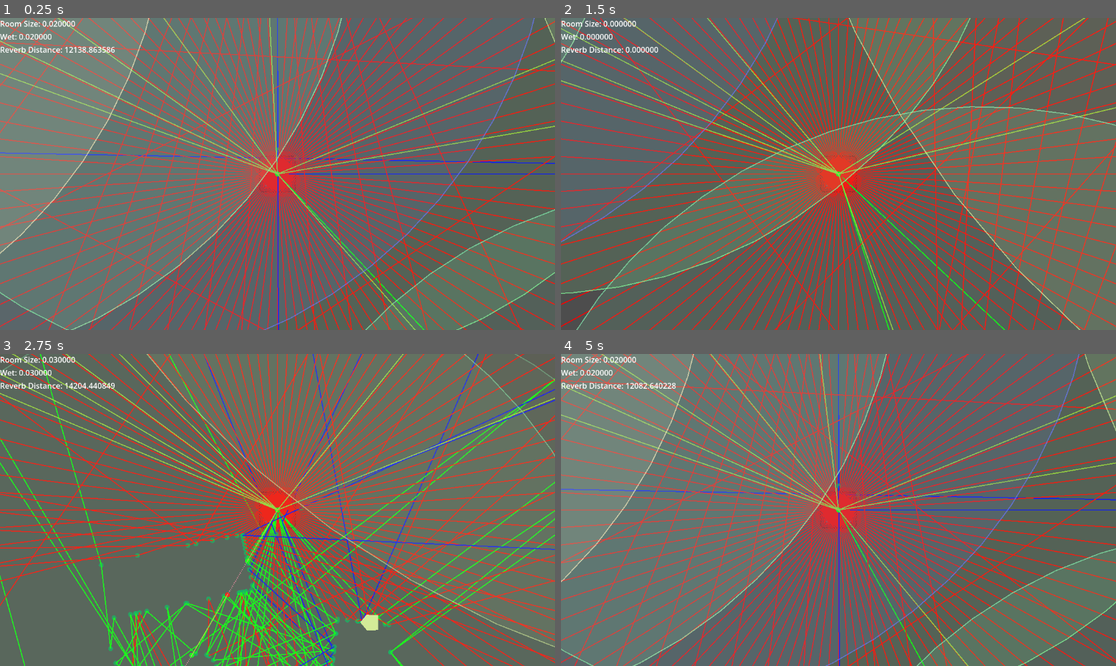
Above: before the commit, frames 1-4 (two rows, left to right).
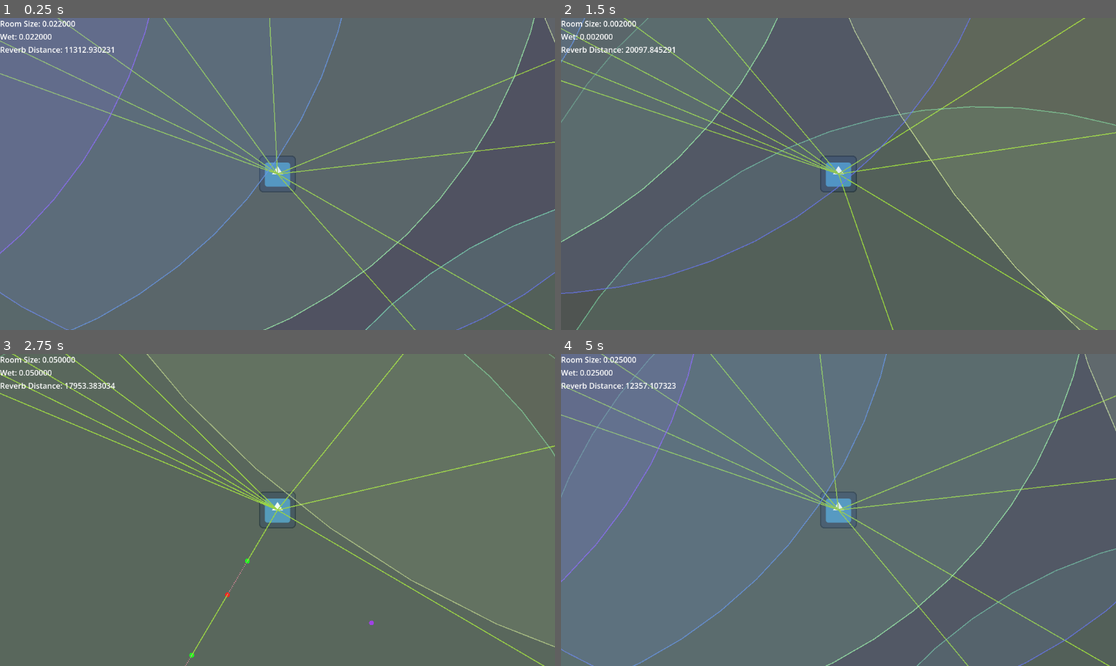
Above: after the commit, the same moments.

Repository: GeorgeDubuque/raytraced-audio-2d
Game: Godot game, scene res://scenes/level_main.tscn
The game is run twice, just before and just after one commit, with the same random seed, the same clock (stepped at 60 frames per second) and the same inputs. The engine's default icon, where the game draws it, is replaced by a stand-in: a white triangle on a blue panel in a dark square.
Inputs (mouse positions are in pixels of both pictures, inside the frame that each line leads up to):
- Up to frame 1 (0.25 s): no input
- Up to frame 2 (1.5 s): tap Enter at 0.5 s; move the mouse to (960, 158) at 0.52 s; hold D (move_right) 0.53-1.28 s; click (960, 158) at 0.67 s; move the mouse to (727, 189) at 1.27 s; hold S (move_down) from 1.28 s (still down)
- Up to frame 3 (2.75 s): move the mouse to (333, 441) at 2.02 s; release S (move_down) at 2.03 s; hold D (move_right) from 2.03 s (still down)
- Up to frame 4 (5 s): move the mouse to (810, 572) at 2.77 s; release D (move_right) at 2.78 s; hold W (move_up) 2.78-3.53 s; click (810, 572) at 2.92 s; move the mouse to (1005, 556) at 3.52 s; hold A (move_left) from 3.53 s (still down); move the mouse to (672, 463) at 4.27 s

The runs differ from the first frame. In frame 1, 31% of the frame differs, in the area x 0-100%, y 0-100%; in frame 2, 20%; in frame 3, 23%; in frame 4, 23%.

Commit message:
removed sounds from repo and got a decent portalling system working

Diff:
--- a/scenes/level_main.tscn
+++ b/scenes/level_main.tscn
@@ -3,6 +3,7 @@
 [ext_resource type="PackedScene" uid="uid://djd4lge8h83n" path="res://scenes/player.tscn" id="1_1rrhw"]
 [ext_resource type="PackedScene" uid="uid://cloyojniitmyp" path="res://scenes/Sound.tscn" id="2_msnib"]
 [ext_resource type="AudioStream" uid="uid://bpne4sxpxt3si" path="res://sounds/Persona 4 - Specialist.mp3" id="3_i3xgx"]
+[ext_resource type="AudioStream" uid="uid://dyx5jg2cow1my" path="res://sounds/Dj Khaled - I Got The Keys (Feat. Jay-Z, Future) [28xrtE_OOFE].mp3" id="4_3ds44"]
 [ext_resource type="AudioStream" uid="uid://bxskag4sb42tj" path="res://sounds/footstep_wood_2.wav" id="4_i3xgx"]
 
 [sub_resource type="RectangleShape2D" id="RectangleShape2D_1rrhw"]
@@ -17,8 +18,6 @@
 speed = 800.0
 
 [node name="RaytracedAudioListener" parent="Player/CharacterBody2D" parent_id_path=PackedInt32Array(375442914, 322201759) index="3" unique_id=1741400250]
-num_rays = 100
-draw_debug_rays = true
 draw_portal_positions = true
 
 [node name="Environment" type="Node2D" parent="." unique_id=986683072]
@@ -36,8 +35,97 @@
 position = Vector2(2160, -1712)
 rotation = -0.0056090876
 scale = Vector2(5.8635654, -68.975815)
+metadata/_edit_group_ = true
 
 [node name="CollisionShape2D" type="CollisionShape2D" parent="Environment/Wall6" unique_id=1458154977]
+position = Vector2(0, -2.54618e-07)
+shape = SubResource("RectangleShape2D_1rrhw")
+
+[node name="Wall38" type="StaticBody2D" parent="Environment" unique_id=1051614325]
+position = Vector2(4000, 1900)
+rotation = -0.0056090876
+scale = Vector2(5.8635654, -68.975815)
+metadata/_edit_group_ = true
+
+[node name="CollisionShape2D" type="CollisionShape2D" parent="Environment/Wall38" unique_id=1167248248]
+position = Vector2(0, -2.54618e-07)
+shape = SubResource("RectangleShape2D_1rrhw")
+
+[node name="Wall39" type="StaticBody2D" parent="Environment" unique_id=2017328762]
+position = Vector2(3600.0002, 1900)
+rotation = -0.0056090876
+scale = Vector2(6, -96)
+metadata/_edit_group_ = true
+
+[node name="CollisionShape2D" type="CollisionShape2D" parent="Environment/Wall39" unique_id=919619101]
+position = Vector2(0, -2.54618e-07)
+shape = SubResource("RectangleShape2D_1rrhw")
+
+[node name="Wall40" type="StaticBody2D" parent="Environment" unique_id=1776049720]
+position = Vector2(4200, 2899.9998)
+rotation = -1.5707964
+scale = Vector2(5.8635654, -68.975815)
+metadata/_edit_group_ = true
+
+[node name="CollisionShape2D" type="CollisionShape2D" parent="Environment/Wall40" unique_id=1298228939]
+position = Vector2(0, -2.54618e-07)
+shape = SubResource("RectangleShape2D_1rrhw")
+
+[node name="Wall42" type="StaticBody2D" parent="Environment" unique_id=1588405709]
+position = Vector2(4900, 2200)
+scale = Vector2(5.8635654, -68.975815)
+metadata/_edit_group_ = true
+
+[node name="CollisionShape2D" type="CollisionShape2D" parent="Environment/Wall42" unique_id=685718497]
+position = Vector2(0, -2.54618e-07)
+shape = SubResource("RectangleShape2D_1rrhw")
+
+[node name="Wall43" type="StaticBody2D" parent="Environment" unique_id=1112747879]
+position = Vector2(4600, 1900)
+scale = Vector2(5.8635654, -68.975815)
+metadata/_edit_group_ = true
+
+[node name="CollisionShape2D" type="CollisionShape2D" parent="Environment/Wall43" unique_id=1567539027]
+position = Vector2(0, -2.54618e-07)
+shape = SubResource("RectangleShape2D_1rrhw")
+
+[node name="Wall44" type="StaticBody2D" parent="Environment" unique_id=879435039]
+position = Vector2(5200, 1200)
+rotation = 1.5707964
+scale = Vector2(5.8635654, -68.975815)
+metadata/_edit_group_ = true
+
+[node name="CollisionShape2D" type="CollisionShape2D" parent="Environment/Wall44" unique_id=471372618]
+position = Vector2(0, -2.54618e-07)
+shape = SubResource("RectangleShape2D_1rrhw")
+
+[node name="Wall45" type="StaticBody2D" parent="Environment" unique_id=1005093176]
+position = Vector2(5200, 1900)
+rotation = 3.1415927
+scale = Vector2(5.8635654, -68.975815)
+metadata/_edit_group_ = true
+
+[node name="CollisionShape2D" type="CollisionShape2D" parent="Environment/Wall45" unique_id=1328261564]
+position = Vector2(0, -2.54618e-07)
+shape = SubResource("RectangleShape2D_1rrhw")
+
+[node name="Wall46" type="StaticBody2D" parent="Environment" unique_id=227262109]
+position = Vector2(5100, 2600)
+rotation = 4.712389
+scale = Vector2(6, -16)
+metadata/_edit_group_ = true
+
+[node name="CollisionShape2D" type="CollisionShape2D" parent="Environment/Wall46" unique_id=2052548245]
+position = Vector2(0, -2.54618e-07)
+shape = SubResource("RectangleShape2D_1rrhw")
+
+[node name="Wall41" type="StaticBody2D" parent="Environment" unique_id=84268349]
+position = Vector2(4300, 2600)
+rotation = -1.5707964
+scale = Vector2(6, -32)
+metadata/_edit_group_ = true
+
+[node name="CollisionShape2D" type="CollisionShape2D" parent="Environment/Wall41" unique_id=496146914]
 position = Vector2(0, -2.54618e-07)
 shape = SubResource("RectangleShape2D_1rrhw")
 
@@ -78,7 +166,7 @@
 shape = SubResource("RectangleShape2D_1rrhw")
 
 [node name="Wall11" type="StaticBody2D" parent="Environment" unique_id=879682172]
-position = Vector2(3719.9998, -1776)
+position = Vector2(6508.9995, -1837)
 rotation = -0.0056090876
 scale = Vector2(5.8635654, -19.946003)
 
@@ -87,7 +175,7 @@
 shape = SubResource("RectangleShape2D_1rrhw")
 
 [node name="Wall12" type="StaticBody2D" parent="Environment" unique_id=778859971]
-position = Vector2(3632.0002, -2352)
+position = Vector2(6421, -2413)
 rotation = 1.580217
 scale = Vector2(5.8635654, -68.975815)
 
@@ -96,7 +184,7 @@
 shape = SubResource("RectangleShape2D_1rrhw")
 
 [node name="Wall13" type="StaticBody2D" parent="Environment" unique_id=1780750453]
-position = Vector2(3216.0002, -1056.0001)
+position = Vector2(6005, -1117.0001)
 rotation = 1.580217
 scale = Vector2(5.8635654, -27.669003)
 
@@ -105,7 +193,7 @@
 shape = SubResource("RectangleShape2D_1rrhw")
 
 [node name="Wall14" type="StaticBody2D" parent="Environment" unique_id=234500726]
-position = Vector2(4088.0002, -1056.0001)
+position = Vector2(6877, -1117.0001)
 rotation = 1.580217
 scale = Vector2(5.8635654, -27.669003)
 
@@ -114,7 +202,7 @@
 shape = SubResource("RectangleShape2D_1rrhw")
 
 [node name="Wall15" type="StaticBody2D" parent="Environment" unique_id=922595227]
-position = Vector2(3328, -1768.0001)
+position = Vector2(6117, -1829.0001)
 rotation = -0.0056090876
 scale = Vector2(5.8635654, -19.946003)
 
@@ -123,7 +211,7 @@
 shape = SubResource("RectangleShape2D_1rrhw")
 
 [node name="Wall16" type="StaticBody2D" parent="Environment" unique_id=551074645]
-position = Vector2(3520.0002, -2000.0005)
+position = Vector2(6309, -2061.0005)
 rotation = 1.5711823
 scale = Vector2(5.8635654, -19.946003)
 
@@ -132,7 +220,7 @@
 shape = SubResource("RectangleShape2D_1rrhw")
 
 [node name="Wall17" type="StaticBody2D" parent="Environment" unique_id=1714157130]
-position = Vector2(3344, -1544.0001)
+position = Vector2(6133, -1605.0001)
 rotation = 1.5711823
 scale = Vector2(5.8635654, -19.946003)
 
@@ -222,8 +310,23 @@
 stream = ExtResource("3_i3xgx")
 max_distance = 2000.0
 
+[node name="PortalSound" parent="Environment/Sound2/StaticBody2D" parent_id_path=PackedInt32Array(848822124, 430496697) index="2" unique_id=1904419193]
+max_distance = 2000.0
+attenuation = 1.0
+
+[node name="Sound9" parent="Environment" unique_id=891819500 groups=["sound"] instance=ExtResource("2_msnib")]
+position = Vector2(5051, 2400)
+
+[node name="Sound" parent="Environment/Sound9/StaticBody2D" parent_id_path=PackedInt32Array(891819500, 430496697) index="1" unique_id=1217717128]
+stream = ExtResource("4_3ds44")
+max_distance = 2000.0
+
+[node name="PortalSound" parent="Environment/Sound9/StaticBody2D" parent_id_path=PackedInt32Array(891819500, 430496697) index="2" unique_id=1904419193]
+max_distance = 2000.0
+attenuation = 1.0
+
 [node name="Sound3" parent="Environment" unique_id=1487197543 groups=["sound"] instance=ExtResource("2_msnib")]
-position = Vector2(3512, -1840)
+position = Vector2(6301, -1901)
 
 [node name="Sound" parent="Environment/Sound3/StaticBody2D" parent_id_path=PackedInt32Array(1487197543, 430496697) index="1" unique_id=1217717128]
 position = Vector2(0, -1)
@@ -397,6 +500,7 @@
 
 [editable path="Player"]
 [editable path="Environment/Sound2"]
+[editable path="Environment/Sound9"]
 [editable path="Environment/Sound3"]
 [editable path="Environment/Sound4"]
 [editable path="Environment/Sound5"]
--- a/scripts/raytraced_audio_listener.gd
+++ b/scripts/raytraced_audio_listener.gd
@@ -20,7 +20,6 @@
 	var sound: RaytracedSound
 	var hit_count: int = 0
 	var portal_locations: Array[Vector2]
-	var portal_location: Vector2 = Vector2.ZERO
 
 	func _init(new_sound: RaytracedSound):
 		sound = new_sound
@@ -40,6 +39,7 @@
 	var reflected_to_player: bool = false
 	var reflection_distance: float = 0.0
 	var last_line_of_sight: Vector2
+	var has_los: bool = false
 	var escaped: bool = false
 
 
@@ -207,14 +207,13 @@
 					curr_sound_data.hit_count += 1
 
 					if (
-						new_ray.last_line_of_sight
+						new_ray.has_los
 						and (
 							new_ray.reflection_distance
 							< curr_sound_data.sound.sound.max_distance * 2
 						)
 					):
 						curr_sound_data.portal_locations.append(new_ray.last_line_of_sight)
-						curr_sound_data.portal_location += new_ray.last_line_of_sight
 
 					sound_data[sound_id] = curr_sound_data
 
@@ -226,6 +225,7 @@
 				var los_result = space_state.intersect_ray(los_query)
 				if los_result and los_result.collider == get_parent():
 					new_ray.last_line_of_sight = result.position
+					new_ray.has_los = true
 
 				# bounce off collider
 				current_dir = current_dir.bounce(result.normal).normalized()
@@ -274,14 +274,18 @@
 				for portal_loc in curr_sound_data.portal_locations:
 					avg_portal_loc += portal_loc
 				avg_portal_loc /= curr_sound_data.portal_locations.size()
-				var actual_pos = (
+				var portal_pos = (
 					global_position + (avg_portal_loc - global_position).normalized() * 500
 				)
-				sound_node.portal_sound.global_position = avg_portal_loc
+				sound_node.portal_sound.global_position = portal_pos
+				var portal_ratio = float(curr_sound_data.portal_locations.size()) / num_rays
+				sound_node.portal_sound.volume_db = linear_to_db(portal_ratio)
 			else:
 				sound_node.portal_sound.position = Vector2.ZERO
+				sound_node.portal_sound.volume_db = -100.0
 		else:
 			sound_node.portal_sound.position = Vector2.ZERO
+			sound_node.portal_sound.volume_db = 0.0
 
 	# compute reverb from rays that bounced back to the player
 	var avg_reverb_distance = 0.0
@@ -391,17 +395,12 @@
 				14,
 				Color.WHITE
 			)
-			draw_string(
-				ThemeDB.fallback_font,
-				label_pos + Vector2(0, -60),
-				"Attenuation: %.1f" % occlusion_ray.sound.sound.get_attenuation(),
-				HORIZONTAL_ALIGNMENT_CENTER,
-				-1,
-				14,
-				Color.WHITE
-			)
 
 	if draw_portal_positions:
 		for curr_sound_data: SoundData in sound_data.values():
 			if curr_sound_data.portal_locations.size() > 0:
-				draw_circle(to_local(curr_sound_data.portal_location), 5.0, Color.PURPLE, true)
+				var avg: Vector2 = Vector2.ZERO
+				for loc in curr_sound_data.portal_locations:
+					avg += loc
+				avg /= curr_sound_data.portal_locations.size()
+				draw_circle(to_local(avg), 5.0, Color.PURPLE, true)
Not shown, changed: .gitignore
